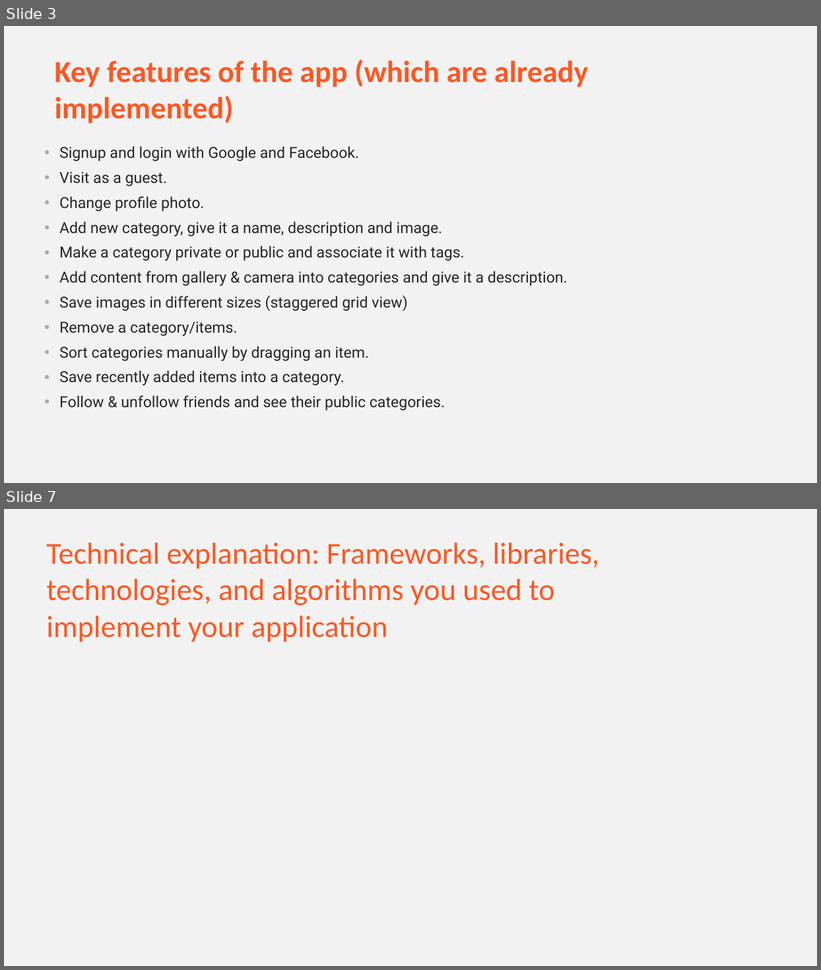
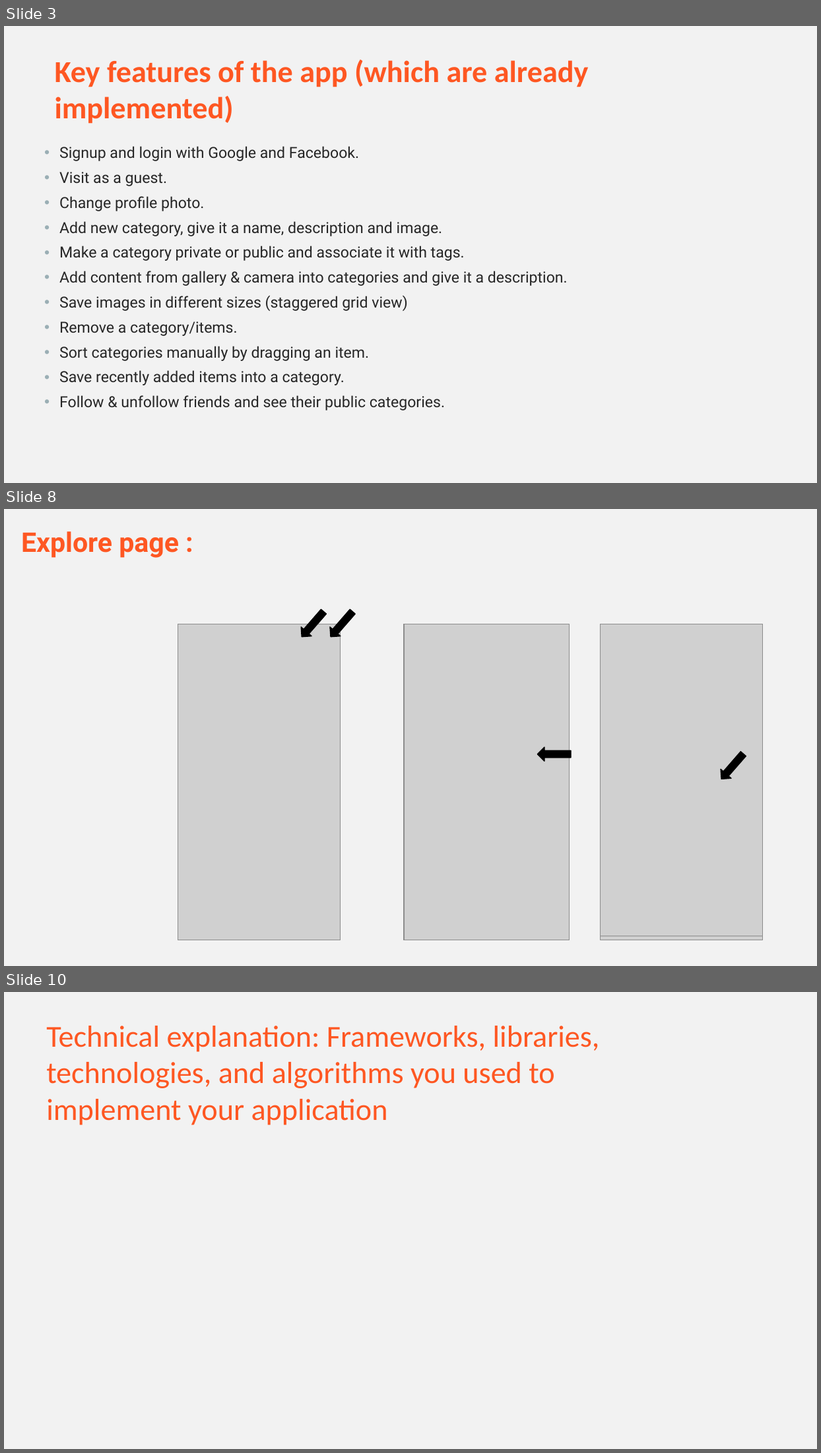
Before and after one commit to amjadaslan/2022b-Savet, a slide deck: savet.pptx. Shown one above the other, each under a label of ours: slides 3 and 7 before the commit, slides 3, 8 and 10 after it; the slides between them are not shown. The pictures are 821x970 and 821x1453 pixels, drawn with LibreOffice and Linux fonts; fonts in the diff are those of the drawing; grey boxes stand for pictures. Boxes give left, top, right and bottom in pixels: in the first picture for what was removed or moved away, otherwise in the second. Text is boxed around its words. In the diff, an @@ line names an element or a change of style, - is before the commit and + after.

```diff
--- a/savet.pptx
+++ b/savet.pptx
@@ slide 8 added at (x1=4, y1=509, x2=817, y2=966), background #F2F2F2 @@
@@ text added at (x1=21, y1=531, x2=179, y2=558), 32 pt, text #FE5722, bold @@
+Explore page :
@@ right arrow added at (x1=296, y1=607, x2=329, y2=642), fill #000000, outline #000000 1 pt @@
@@ right arrow added at (x1=325, y1=607, x2=358, y2=642), fill #000000, outline #000000 1 pt @@
@@ picture added at (x1=178, y1=625, x2=341, y2=941) @@
@@ picture added at (x1=403, y1=625, x2=566, y2=941) @@
@@ picture added at (x1=405, y1=625, x2=570, y2=941) @@
@@ picture added at (x1=601, y1=625, x2=764, y2=941) @@
@@ picture added at (x1=601, y1=625, x2=764, y2=937) @@
@@ right arrow added at (x1=538, y1=747, x2=572, y2=762), fill #000000, outline #000000 1 pt @@
@@ right arrow added at (x1=716, y1=749, x2=749, y2=784), fill #000000, outline #000000 1 pt @@
@@ what was slide 7 is now slide 10 @@
```
Also in this commit, not shown: 3 slides changed, 4 other slides added, 2 slides removed.
